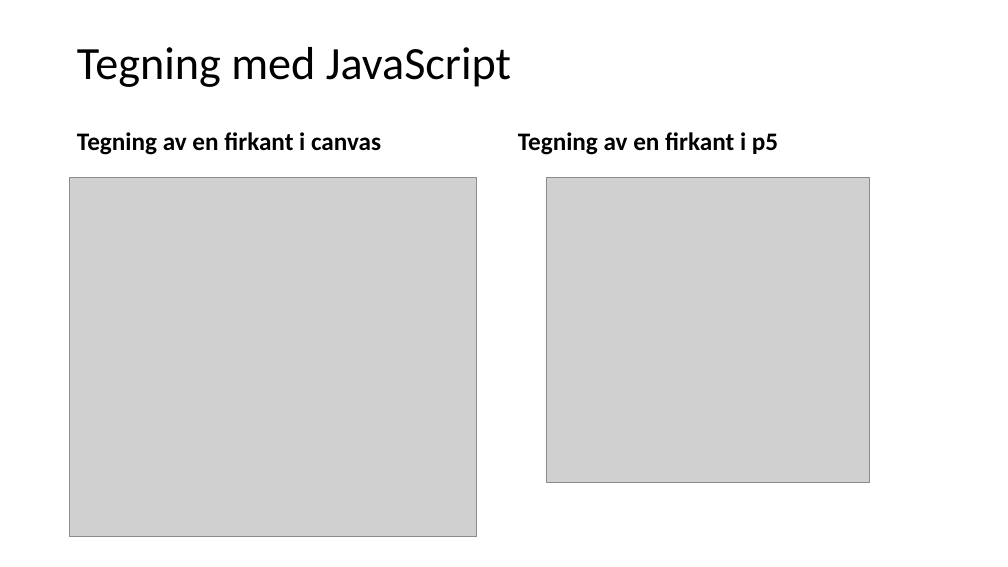
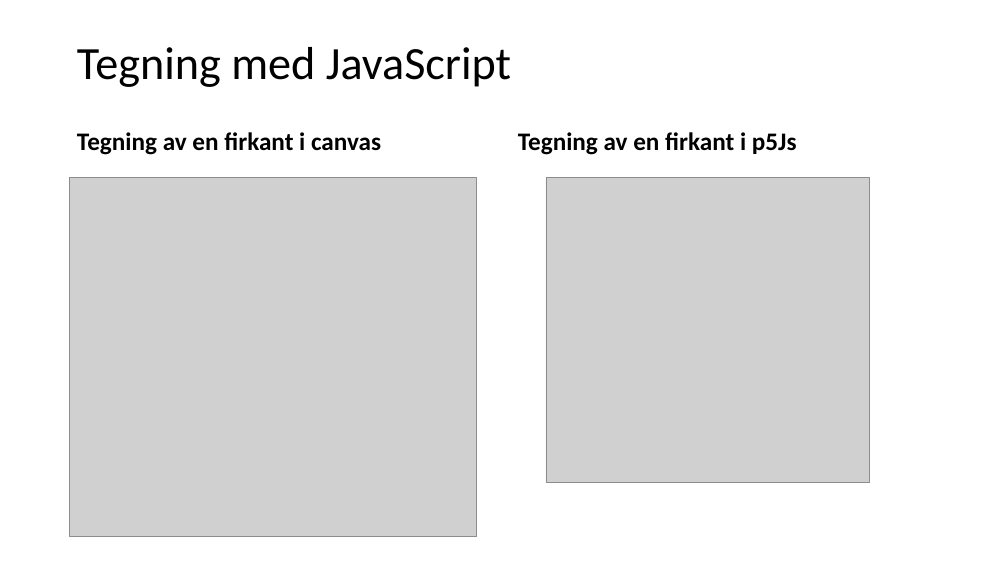
Before and after one commit to AizanM/IT2, a slide deck: slide 14 of Uke 36/Uke 36.pptx (slide 11 before the commit). Drawn at 1008x567 pixels with LibreOffice and Linux fonts; fonts in the diff are those of the drawing; grey boxes stand for pictures. Boxes give left, top, right and bottom in pixels: in the first picture for what was removed or moved away, otherwise in the second. Text is boxed around its words. In the diff, an @@ line names an element or a change of style, - is before the commit and + after.

```diff
--- a/Uke 36/Uke 36.pptx
+++ b/Uke 36/Uke 36.pptx
@@ text at <box>518,132,797,155</box>: text changed @@
-Tegning av en firkant i p5
+Tegning av en firkant i p5Js
```
Also in this commit, not shown: 3 other slides changed, 4 slides added, 1 slide removed, 1 other file.
